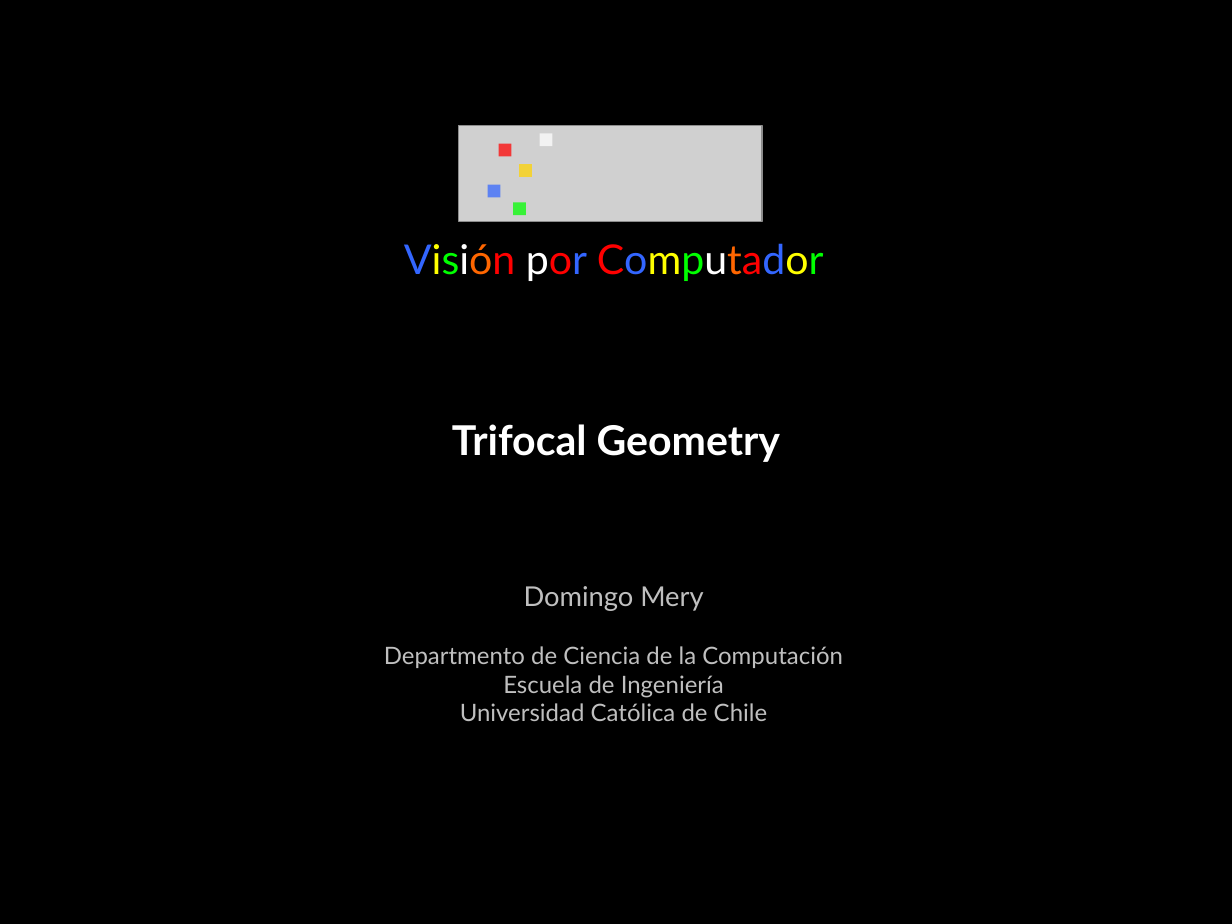
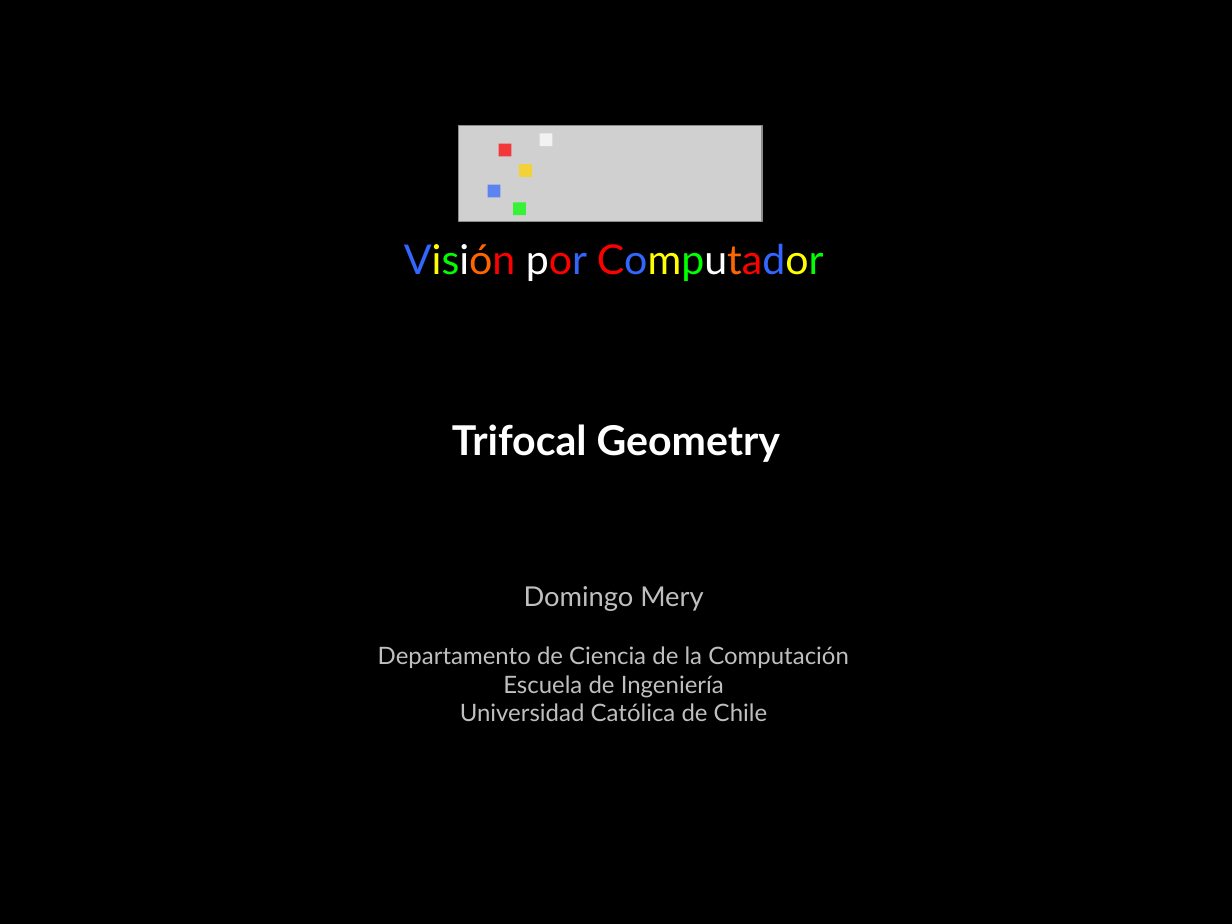
Before and after one commit to domingomery/vision, a slide deck: slide 1 of clases/Cap02_Geometria/presentaciones/CV02_TrifocalGeometry.pptx. Drawn at 1232x924 pixels with LibreOffice and Linux fonts; fonts in the diff are those of the drawing; grey boxes stand for pictures. Boxes give left, top, right and bottom in pixels: in the first picture for what was removed or moved away, otherwise in the second. Text is boxed around its words. In the diff, an @@ line names an element or a change of style, - is before the commit and + after.

```diff
--- a/clases/Cap02_Geometria/presentaciones/CV02_TrifocalGeometry.pptx
+++ b/clases/Cap02_Geometria/presentaciones/CV02_TrifocalGeometry.pptx
@@ text at (378,646,849,668): text changed @@
-Departmento de Ciencia de la Computación
+Departamento de Ciencia de la Computación
```
Also in this commit, not shown: 10 other files.
